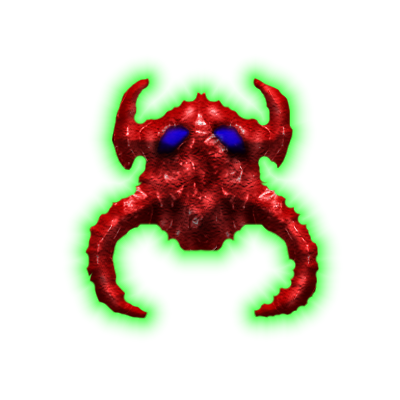
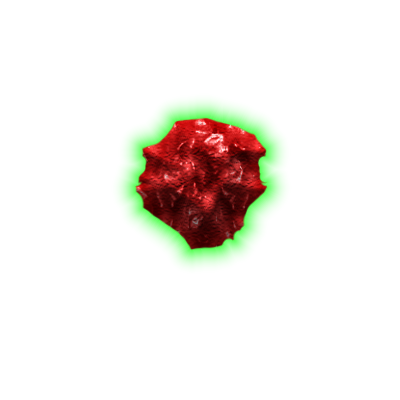
Comparing the layer stacks of the two 400 x 400 images. Changes:
added group "Body" with 2 layers above "Mob" over [81, 56, 341, 319]
added layer "Слой 5" (1st of 2, in "Body") in group "Body" over [81, 56, 341, 319]
added layer "mob копия 2" (1st of 2, in "Body") in group "Body" over [135, 117, 268, 251]
hid group "Mob" (9 layers) over [81, 56, 341, 319]
